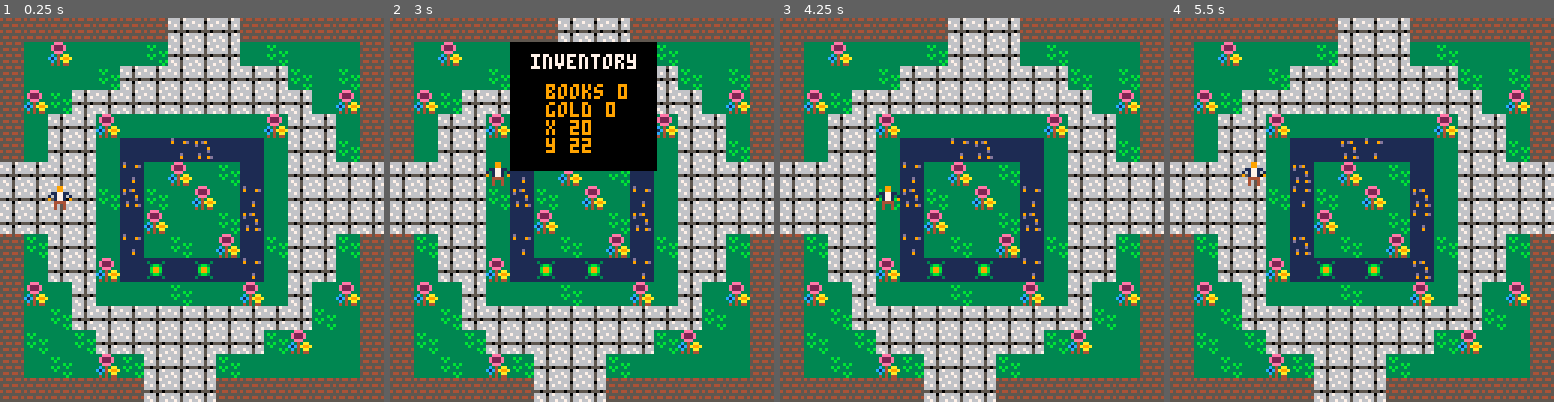
Above: before the commit, frames 1-4 (left to right).
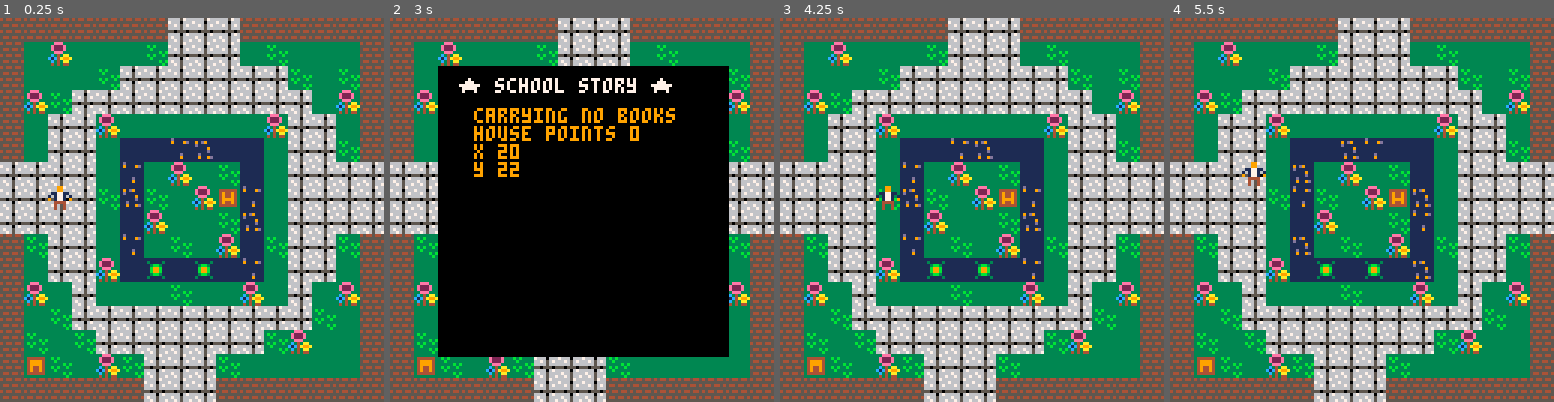
Above: after the commit, the same moments.

Repository: tapmantwo/pico-8-playground
Game: PICO-8 cartridge tapgames/schoolstory/schoolstory.p8
Same seed, same stepped clock (60 frames per second), same inputs: the game is played once before the commit and once after it.
Inputs:
- Up to frame 1 (0.25 s): no input
- Up to frame 2 (3 s): tap X (X key) at 0.33, 1.07, 1.85, 2.97 s; tap O (Z key) at 0.7, 1.7, 2.1, 2.5, 2.9 s; hold Right 1.6-2.1 s; hold Up 2.15-2.42 s; hold Right from 2.47 s (still down)
- Up to frame 3 (4.25 s): release Right at 3.03 s; hold Left 3.08-3.58 s; tap O (Z key) at 3.3, 3.7, 4.1 s; hold Down 3.63-3.97 s; hold Right from 4.02 s (still down); tap X (X key) at 4.08 s
- Up to frame 4 (5.5 s): tap O (Z key) at 4.5, 4.9, 5.3 s; release Right at 4.68 s; hold Up 4.73-5.03 s; hold Left from 5.08 s (still down); tap X (X key) at 5.2 s

The runs differ from the first frame. In frame 1, 0.4% of the frame differs, in the area x 7-62%, y 44-93%; in frame 2, 51%, in the area x 7-89%, y 6-93%; in frame 3, 0.4%; in frame 4, 0.4%.

Commit message:
Update schoolstory.p8
Handle multiple books and multiple teachers

Add female teacher type

Change doors so not animated

Diff:
--- a/tapgames/schoolstory/schoolstory.p8
+++ b/tapgames/schoolstory/schoolstory.p8
@@ -7,6 +7,7 @@
 function _init()
 	map_setup()
 	text_setup()
+	make_books()
 	make_player()
 	make_teachers()
 
@@ -30,6 +31,7 @@
 	cls()
 	if (not game_over) then
 		draw_map()
+		draw_books()
 		draw_player()
 		draw_teachers()
 		draw_text()
@@ -51,11 +53,11 @@
 
 
 	--map tile settings
-	wall={18,22,23,24,25,26,32,34,35,36,37,50,52,54,51,56}
+	wall={18,22,23,24,25,26,32,34,35,36,37,50,51,59,61}
+	door={52,54}
 	book={20}
-	door={52,54}
-	anim1={34,52,54}
-	anim2={35,53,55}
+	anim1={34}
+	anim2={35}
 	lose={27}
 	win={9}
 	floor={49}
@@ -102,22 +104,6 @@
 	mset(x,y,tile-1)
 end
 
-function get_book(x,y)
-	p.books+=1
-	swap_tile(x,y)
-	sfx(1)
-end
-
-function open_door(x,y)
-	swap_tile(x,y)
-end
-
-function get_gold(x,y)
-	p.gold+=5
-	swap_tile(x,y)
-	sfx(1)
-end
-
 
 
 -->8
@@ -128,8 +114,8 @@
 	p.x=18
 	p.y=23
 	p.sprite=1
-	p.books=0
-	p.gold=0
+	p.book=nil
+	p.hp=0
 end
 
 function draw_player()
@@ -147,11 +133,9 @@
 	if (btnp(⬆️)) newy-=1
 	if (btnp(⬇️)) newy+=1
 
-	interact(newx,newy)
-
- if (is_teacher(newx,newy)) then
-  try_give_book(newx,newy)
- elseif (can_move(newx,newy)) then
+	blocked=interact(newx,newy)
+
+ if (not blocked and can_move(newx,newy)) then
 		p.x=mid(0,newx,127)
 		p.y=mid(0,newy,63)
 	else
@@ -164,11 +148,21 @@
 end
 
 function interact(x,y)
-	if (is_tile(book,x,y)) then
-		get_book(x,y)
-	elseif (is_tile(door,x,y)) then
-		open_door(x,y)
-	end
+ local blocked=false
+ if (is_book(newx,newy)) then
+  if(p.book!=nil) then
+   blocked=true
+  else
+   pick_up_book(newx,newy)
+  end
+ elseif (is_teacher(newx,newy)) then
+  try_give_book(newx,newy)
+  blocked=true
+ elseif (is_tile(door,x,y)) then
+  swap_tile(x,y)
+	end
+
+	return blocked
 end
 
 function play_footsteps()
@@ -177,30 +171,35 @@
 	end
 end
 
-function has_book(book_flag)
- if (p.books > 0) then
-  return true
- end
-
- return false
-end
-
-function give_book(teacher)
- teacher.book = true
- p.books-=1
+function has_book_for(t)
+ if (p.book==nil) return false
+ return p.book.subject==t.subject
+end
+
+function give_book_to(t)
+ if (p.book==nil) return false
+ if (p.book.subject!=t.subject) return false
+
+ t.book=true
+ p.book=nil
  sfx(5)
+ p.hp+=1
 end
 -->8
 --inventory code
 
 function show_inventory()
-	invx=mapx*8+40
-	invy=mapy*8+8
-
-	rectfill(invx,invy,invx+48,invy+42,0)
-	print("inventory",invx+7,invy+4,7)
-	print("books "..p.books,invx+12,invy+14,9)
-	print("gold "..p.gold,invx+12,invy+20,9)
+	invx=mapx*8+16
+	invy=mapy*8+16
+
+	rectfill(invx,invy,invx+96,invy+96,0)
+	print("★ school story ★",invx+7,invy+4,7)
+	print("house points "..p.hp,invx+12,invy+20,9)
+
+	local carry="no books"
+	if (p.book!=nil) carry=p.book.subject
+
+	print("carrying "..carry,invx+12,invy+14,9)
 	print("x "..p.x,invx+12,invy+26,9)
 	print("y "..p.y,invx+12,invy+32,9)
 end
@@ -263,51 +262,154 @@
 		textx=mapx*8+4
 		texty=mapy*8+48
 
-		rectfill(textx,texty,textx+119,texty+31,7)
+		rectfill(textx,texty,textx+119,texty+40,7)
 		print(active_text,textx+4,texty+4,1)
-		print("🅾️ to close",textx+4,texty+23,6)
+		print("🅾️ to close",textx+4,texty+33,6)
 	end
 
 	if (btnp(🅾️)) active_text=nil
 end
 -->8
 --teacher code
+
+function make_books()
+ gb={}
+ gb.x=12
+ gb.y=29
+ gb.subject="geography"
+ gb.collected=false
+ gb.sprite=20
+
+ mb={}
+ mb.x=17
+ mb.y=30
+ mb.subject="maths"
+ mb.collected=false
+ mb.sprite=21
+
+ hb={}
+ hb.x=25
+ hb.y=23
+ hb.subject="history"
+ hb.collected=false
+ hb.sprite=22
+
+ books={gb,mb,hb}
+end
+
+function draw_books()
+	for i=1,#books do
+	 if(not books[i].collected) then
+	 	spr(books[i].sprite,books[i].x*8,books[i].y*8)
+	 end
+	end
+end
+
+function is_book(x,y)
+ return find_book_at(x,y)!=nil
+end
+
+function pick_up_book(x,y)
+ b=find_book_at(x,y)
+ if(b==nil) return
+ b.collected=true
+ b.x=-1
+ b.y=-1
+ p.book=b
+ sfx(1)
+end
+
+function find_book_at(x,y)
+ for i=1,#books do
+		if (books[i].x==x and books[i].y==y) return books[i]
+	end
+
+	return nil
+end
 
 function make_teachers()
 	g={}
 	g.x=7
 	g.y=17
 	g.sprite=2
-	g.book=false
-	g.book_flag=0
+	g.book=nil
 	g.board={}
 	g.board.x=8
 	g.board.y=16
+	g.subject="geography"
+	g.name="mr maps"
+
+	m={}
+	m.x=5
+	m.y=17
+	m.sprite=2
+	m.book=nil
+	m.board={}
+	m.board.x=4
+	m.board.y=16
+	m.subject="maths"
+	m.name="mr lambda"
+
+	h={}
+	h.x=3
+	h.y=26
+	h.sprite=4
+	h.book=nil
+	h.board={}
+	h.board.x=2
+	h.board.y=25
+	h.subject="history"
+	h.name="ms churchil"
+
+	teachers={g,m,h}
 end
 
 function draw_teachers()
-	spr(g.sprite,g.x*8,g.y*8)
+	for i=1,#teachers do
+ 	spr(teachers[i].sprite,teachers[i].x*8,teachers[i].y*8)
+	end
 end
 
 function is_teacher(x,y)
- if ((x==7) and (y==17)) then
-  return true
+ t=find_teacher_at(x,y)
+ return t!=nil
+end
+
+function try_give_book(x,y)
+ t=find_teacher_at(x,y)
+ if (t==nil) return
+
+ if (t.book!=nil) then
+  active_text=t.name.."\nyou've already given\nme your homework."
+  return
  end
 
- return false
-end
-
-function try_give_book(x,y)
- if (has_book(g.book_flag)) then
-  give_book(g)
-  g.sprite=3
-  mset(g.board.x,g.board.y,60)
+ if (has_book_for(t)) then
+  give_book_to(t)
+  t.sprite=t.sprite+1
+  mset(t.board.x,t.board.y,60)
   sfx(1)
- else
+  active_text=t.name.."\nthank you for your\n"..t.subject.." homework!\nhave a house point."
+  return
+ end
+
+ if (p.book!=nil) then
   sfx(0)
+  active_text=t.name.."\nthat book isn't for me\ntake it to your\n"..p.book.subject.." teacher!"
+  return
  end
-end
-
+
+ sfx(0)
+ active_text=t.name.."\nwhere is your\n"..t.subject.." homework?\ndont be late!"
+end
+
+function find_teacher_at(x,y)
+ for i=1,#teachers do
+		if (teachers[i].x==x and teachers[i].y==y) return teachers[i]
+	end
+
+	return nil
+end
 
 
 
@@ -539,7 +641,7 @@
 
 
 __gff__
-0000000000000000008000000000000000000100010001010109114810000000010101010301000000000000000000000020010005000020000000000000000000000000000000000000000000000000000000000000000000000000000000000000000000000000000000000000000000000000000000000000000000000000
+0000000000000000008000000000000000000100010000010109114810000000010101010301000000000000000000000020010005000020000000000000000000000000000000000000000000000000000000000000000000000000000000000000000000000000000000000000000000000000000000000000000000000000
 0000000000000000000000000000000000000000000000000000000000000000000000000000000000000000000000000000000000000000000000000000000000000000000000000000000000000000000000000000000000000000000000000000000000000000000000000000000000000000000000000000000000000000
 __map__
 0303030303030303030303030303030303030303030303030303030303030303030303030303030303030303030303030303030303030303030303030303030000000000000000000000000000000000000000000000000000000000000000000000000000000000000000000000000000000000000000000000000000000000
@@ -556,23 +658,23 @@
 0303030303030303030303030303030303030303030303030303030303030303030302020303030303030303030303030303030303030303030303030303030300000000000000000000000000000000000000000000000000000000000000000000000000000000000000000000000000000000000000000000000000000000
 0303030303030303030303030303030303030303030303030303030303030303030302030303030303030303030303030303030303030303030303030303030300000000000000000000000000000000000000000000000000000000000000000000000000000000000000000000000000000000000000000000000000000000
 0303030303030303030303030303030303030303030303030303030303030303030303030303030303030303030303030303030303030303030303030303030300000000000000000000000000000000000000000000000000000000000000000000000000000000000000000000000000000000000000000000000000000000
-0303030303030303033131313131313131313103030303030303030303030303030303030303030303030303030303030303030303030303030303030303030000000000000000000000000000000000000000000000000000000000000000000000000000000000000000000000000000000000000000000000000000000000
+0303030303030303033131313131313131313103340303030303030303030303030303030303030303030303030303030303030303030303030303030303030000000000000000000000000000000000000000000000000000000000000000000000000000000000000000000000000000000000000000000000000000000000
 0303030303030303033131313131313131313203030303030303030303030303030303030303030303030303030303030303030303030303030303030303030300000000000000000000000000000000000000000000000000000000000000000000000000000000000000000000000000000000000000000000000000000000
-0303030303033232383232323232323232323232323232303030323232323232030303030303030303030303030303030303030303030303030303030303030300000000000000000000000000000000000000000000000000000000000000000000000000000000000000000000000000000000000000000000000000000000
-0202020202023231313131313131313232101210101011303030101110101032020202020202020202020202030303020303030203030303030302020202020000000000000000000000000000000000000000000000000000000000000000000000000000000000000000000000000000000000000000000000000000000000
-0202020202023233333333313333333232101010113030303030303011101132320202020202020202020202020202020202020202020203030302020202020000000000000000000000000000000000000000000000000000000000000000000000000000000000000000000000000000000000000000000000000000000000
-0202020202023233333333313333333232121130303030303030303030101232320202020202020202020202020202020202020202020202020202020202020000000000000000000000000000000000000000000000000000000000000000000000000000000000000000000000000000000000000000000000000000000000
-0202020202023233333333313333333232103030121010101010101230301032320202020202020202020202020202020202020202020202020202020202020000000000000000000000000000000000000000000000000000000000000000000000000000000000000000000000000000000000000000000000000000000000
-0202020202023232323232363232323232103030102020222320201030301132320202020202020202020202020202020202020202020202020202020202020000000000000000000000000000000000000000000000000000000000000000000000000000000000000000000000000000000000000000000000000000000000
-0202020202023131313131313131313130303030102210121011201030303030310202020302020202020202020202020202020202020202020202020202020000000000000000000000000000000000000000000000000000000000000000000000000000000000000000000000000000000000000000000000000000000000
-0202020202023131313131313131313130303030112311101210221030303030310202020202020202020202020202020202020202020202020202020202020000000000000000000000000000000000000000000000000000000000000000000000000000000000000000000000000000000000000000000000000000000000
-0202020202023131313131313131313130303030102012101011231030303030310202020202020202020202020202020202020202020202020202020202020000000000000000000000000000000000000000000000000000000000000000000000000000000000000000000000000000000000000000000000000000000000
-0202020202023131311515323236323232113030102210111012201130301132320202020202020202020202020202020202020202020202020202020202020000000000000000000000000000000000000000000000000000000000000000000000000000000000000000000000000000000000000000000000000000000000
-0202020202023131311515323a31393232103030122021202120221030301032320202020202020202020202020202020202020202020202020202020202020000000000000000000000000000000000000000000000000000000000000000000000000000000000000000000000000000000000000000000000000000000000
-0202020202023131311515323115313232121030101010111010121030101232320202020202020202020202020202020202020202020202020202020202020000000000000000000000000000000000000000000000000000000000000000000000000000000000000000000000000000000000000000000000000000000000
-0202020202023131311515323a31393232101130303030303030303030111032320202020202020202020202020202020202020202020202020202020202020000000000000000000000000000000000000000000000000000000000000000000000000000000000000000000000000000000000000000000000000000000000
-0202020202033131311515323131143232111011303030303030301112101032320202020202020202020202020202020202020202020202020202020202020000000000000000000000000000000000000000000000000000000000000000000000000000000000000000000000000000000000000000000000000000000000
-0202020202023131311515323b3b3b3232101110121130303011101010101032020202020202020202020202020202020202020202020202020202020202020000000000000000000000000000000000000000000000000000000000000000000000000000000000000000000000000000000000000000000000000000000000
+323232323d323232383232323232323232323232323232303030323232323232030303030303030303030303030303030303030303030303030303030303030300000000000000000000000000000000000000000000000000000000000000000000000000000000000000000000000000000000000000000000000000000000
+3231313131313231313131313131313232101210101011303030101110101032020202020202020202020202030303020303030203030303030302020202020000000000000000000000000000000000000000000000000000000000000000000000000000000000000000000000000000000000000000000000000000000000
+3233333331333233333333313333333232101010113030303030303011101132320202020202020202020202020202020202020202020203030302020202020000000000000000000000000000000000000000000000000000000000000000000000000000000000000000000000000000000000000000000000000000000000
+3233333331333233333333313333333232121130303030303030303030101232320202020202020202020202020202020202020202020202020202020202020000000000000000000000000000000000000000000000000000000000000000000000000000000000000000000000000000000000000000000000000000000000
+3233333331333233333333313333333232103030121010101010101230301032320202020202020202020202020202020202020202020202020202020202020000000000000000000000000000000000000000000000000000000000000000000000000000000000000000000000000000000000000000000000000000000000
+3232323234323232323232343232323232103030102020222320201030301132320202020202020202020202020202020202020202020202020202020202020000000000000000000000000000000000000000000000000000000000000000000000000000000000000000000000000000000000000000000000000000000000
+3131313131313131313131313131313130303030102210121011201030303030310202020302020202020202020202020202020202020202020202020202020000000000000000000000000000000000000000000000000000000000000000000000000000000000000000000000000000000000000000000000000000000000
+3131313131313131313131313131313130303030112311101210221030303030310202020202020202020202020202020202020202020202020202020202020000000000000000000000000000000000000000000000000000000000000000000000000000000000000000000000000000000000000000000000000000000000
+3131313131313131313131313131313130303030102012101011231030303030310202020202020202020202020202020202020202020202020202020202020000000000000000000000000000000000000000000000000000000000000000000000000000000000000000000000000000000000000000000000000000000000
+32323e3232323232323131323234323232113030102210111012201130301132320202020202020202020202020202020202020202020202020202020202020000000000000000000000000000000000000000000000000000000000000000000000000000000000000000000000000000000000000000000000000000000000
+3231313131313131323131323a31393232103030122021202120221030301032320202020202020202020202020202020202020202020202020202020202020000000000000000000000000000000000000000000000000000000000000000000000000000000000000000000000000000000000000000000000000000000000
+3233333333333331323131323a31393232121030101010111010121030101232320202020202020202020202020202020202020202020202020202020202020000000000000000000000000000000000000000000000000000000000000000000000000000000000000000000000000000000000000000000000000000000000
+3233333333333331323131323a31393232101130303030303030303030111032320202020202020202020202020202020202020202020202020202020202020000000000000000000000000000000000000000000000000000000000000000000000000000000000000000000000000000000000000000000000000000000000
+3233333333333331363131323131313232111011303030303030301112101032320202020202020202020202020202020202020202020202020202020202020000000000000000000000000000000000000000000000000000000000000000000000000000000000000000000000000000000000000000000000000000000000
+3232323232323232323131323b3b3b3232101110121130303011101010101032020202020202020202020202020202020202020202020202020202020202020000000000000000000000000000000000000000000000000000000000000000000000000000000000000000000000000000000000000000000000000000000000
 0202020202020202023232323232323232323232323230303032323232323232030302020202020202020202020202020202020202020202020202020202020000000000000000000000000000000000000000000000000000000000000000000000000000000000000000000000000000000000000000000000000000000000
 
 
Not shown, changed: 24 lines of the sprite sheet (__gfx__) section of tapgames/schoolstory/schoolstory.p8
